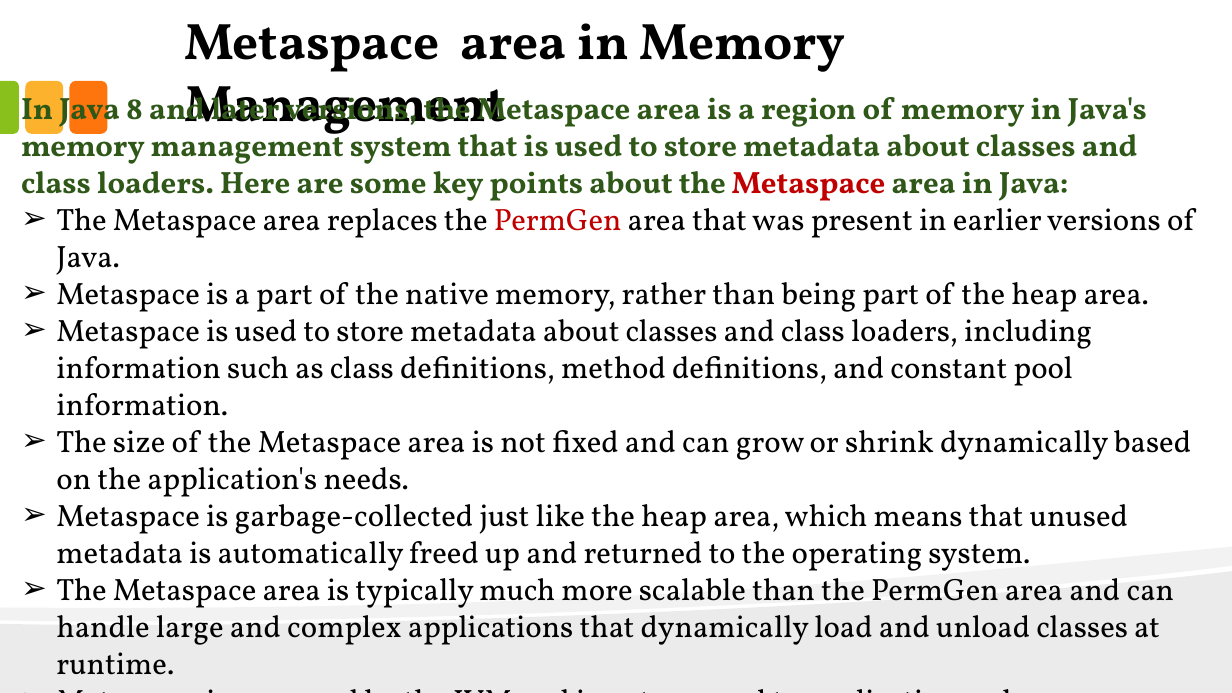
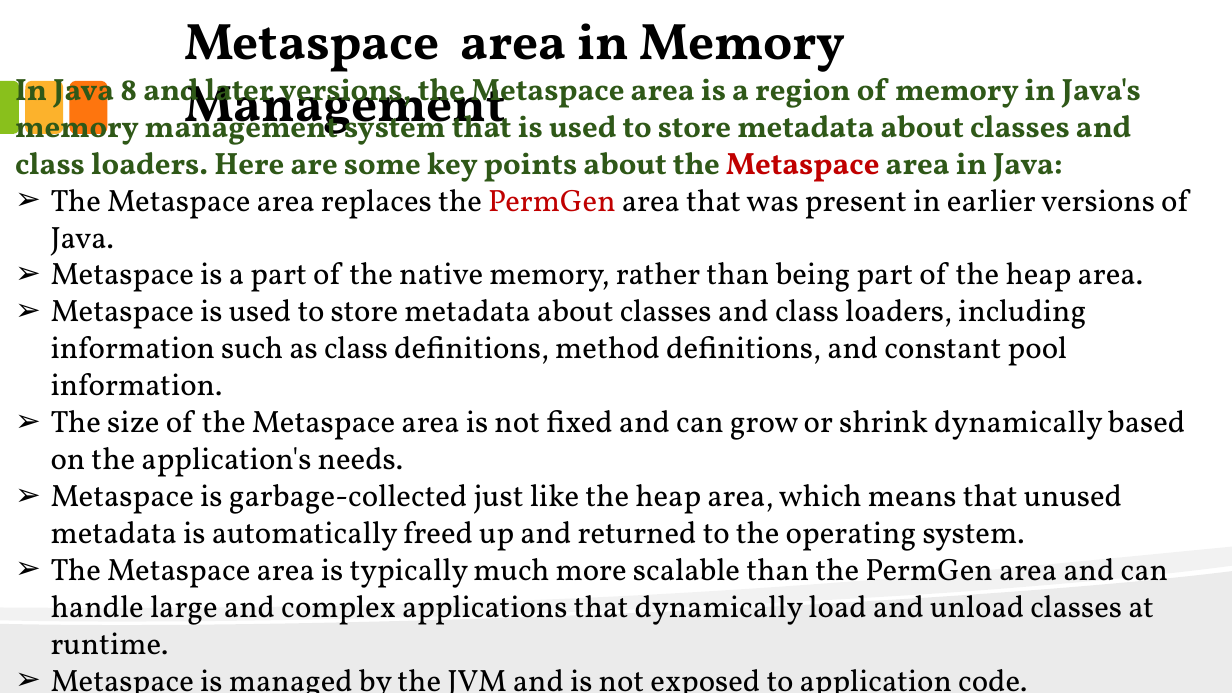
Before and after one commit to anirudhagaikwad/Java_Programming, a slide deck: slide 21 of Java_PPT/#1_Introduction_of_Java.pptx. Drawn at 1232x693 pixels with LibreOffice and Linux fonts; fonts in the diff are those of the drawing. Boxes give left, top, right and bottom in pixels: in the first picture for what was removed or moved away, otherwise in the second. Text is boxed around its words. In the diff, an @@ line names an element or a change of style, - is before the commit and + after.

```diff
--- a/Java_PPT/#1_Introduction_of_Java.pptx
+++ b/Java_PPT/#1_Introduction_of_Java.pptx
@@ text "In Java 8 and later ..." rewrapped from [21,89,1194,675] to [15,70,1188,693] @@
```
Also in this commit, not shown: 5 other slides changed, 19 other files.
